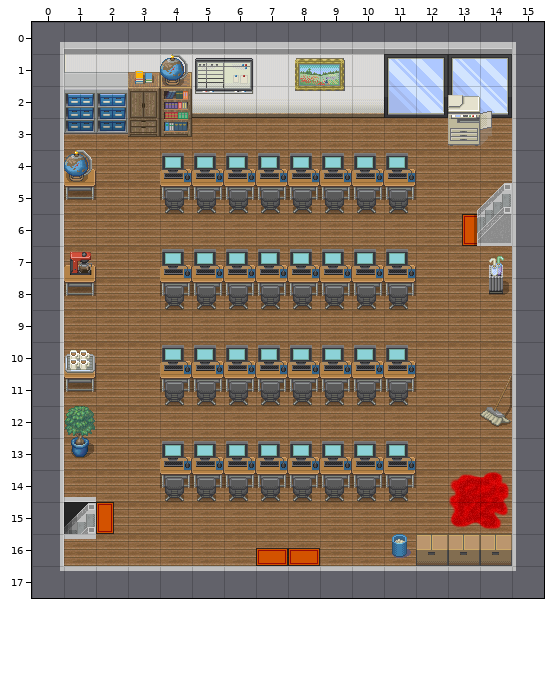
One commit to this Tiled map: game/core/assets/maps/computerroom.tmx. This is how it looked before the edit.
Cells are 32x32 px. Shown: x 0..15, y 0..17.
Once edited:
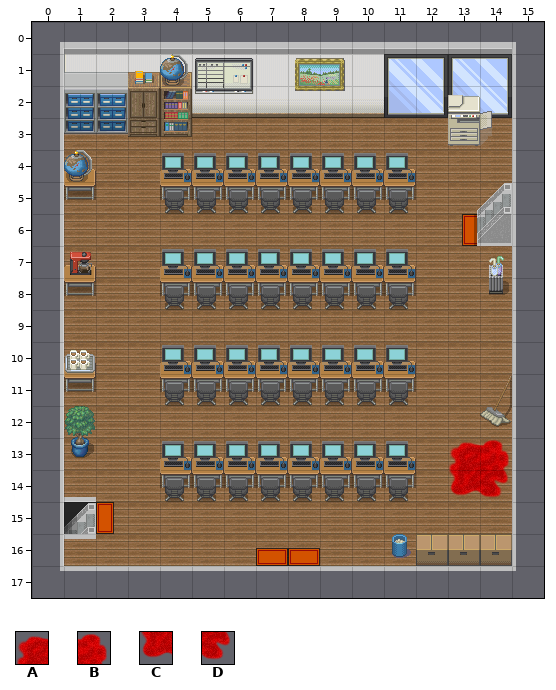
Key: from "tileset2": A 425, B 426, C 442, D 443.
_ is an empty cell.
What changed:
Layer "Blood":
The edit adds tile A in row 13 at x 13.
The edit adds tile B in row 13 at x 14.
Tile A gives way to tile C in row 14 at x 13.
Tile B gives way to tile D in row 14 at x 14.
Tile C is removed in row 15 at x 13.
Tile D is removed in row 15 at x 14.
Pixel boxes of the changes (left, top, right, bottom) in both pictures:
changed: (448, 440, 509, 530)
